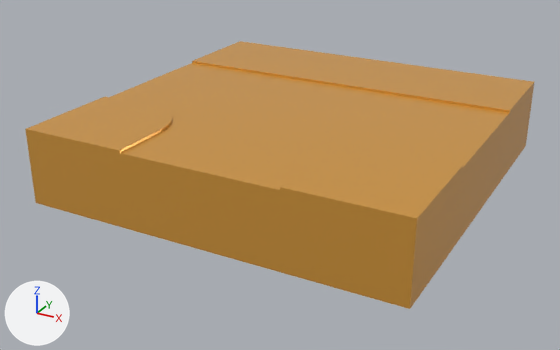
An edit to the glTF model public/models/tile-mainroad-intersection-t.glb, drawn before and after from the same camera.
One viewpoint serves both versions: a camera (50 mm lens) standing at (27.0, -52.8, 19.7) and looking at (-1.0, -1.9, -5.7). The axes (+X, +Y, +Z) are drawn at lower left. The lights are the same throughout. Where no turn or scale is listed for an object, it has been applied to the vertices.

Names of what the first picture shows: 'tile-mainroad-intersection-t'.
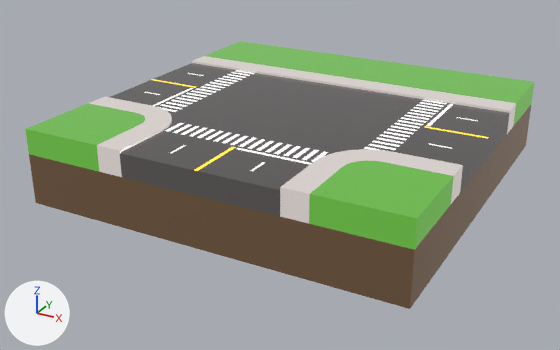
Changed parts and their boxes (x1, y1, x2, y2) in the pictures (560 x 350 px):
'tile-mainroad-intersection-t', recoloured: (25, 41, 534, 309) in both

The change in detail:
Picture 'base' (img_base) is new.
Material 'LOWPOLY-COLORS.001' (mat_lowpoly_colors_001) is new.
Uses the picture img_base.
me_tile_mainroad_intersection_t has 375 vertices, 744 faces and spans x -15.0..15.0, y -15.0..15.0, z -6.0..0.0.
me_tile_mainroad_intersection_t no longer uses material mat_lowpoly_colors (orange #e7a747).
me_tile_mainroad_intersection_t now uses material mat_lowpoly_colors_001.
